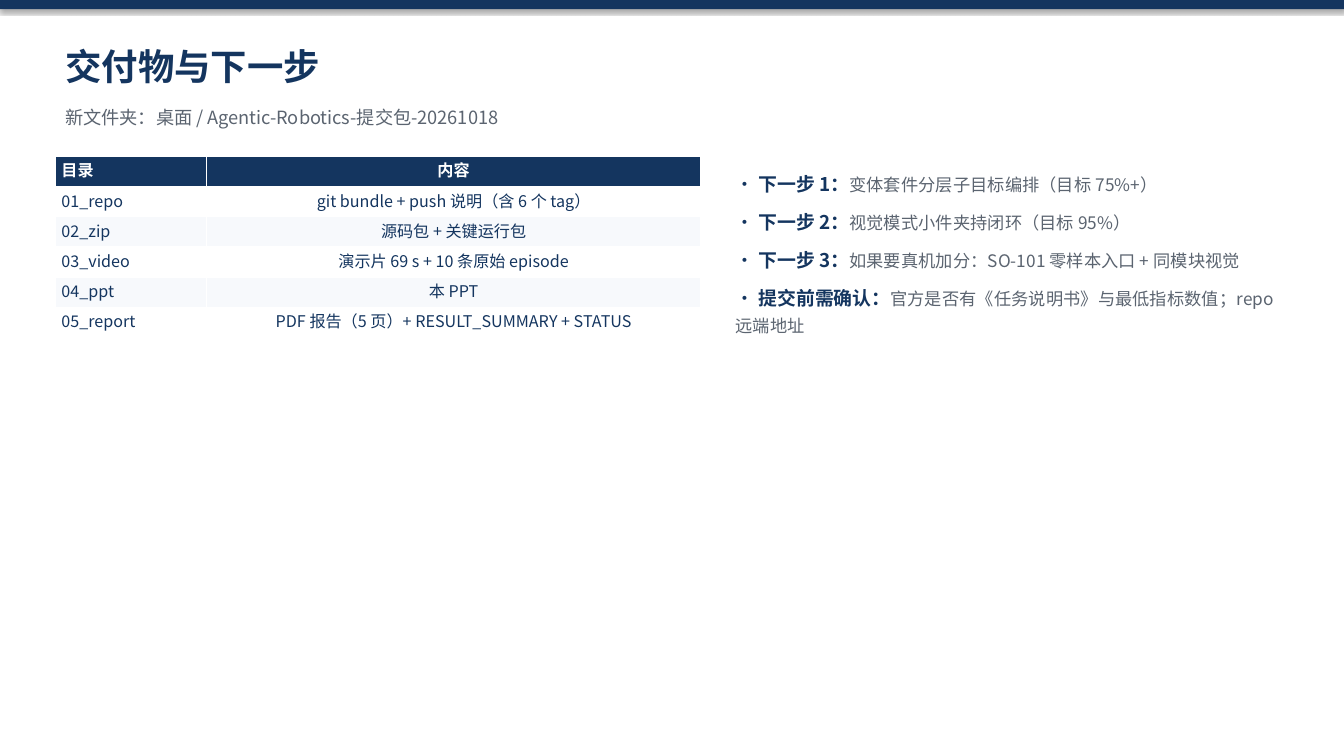
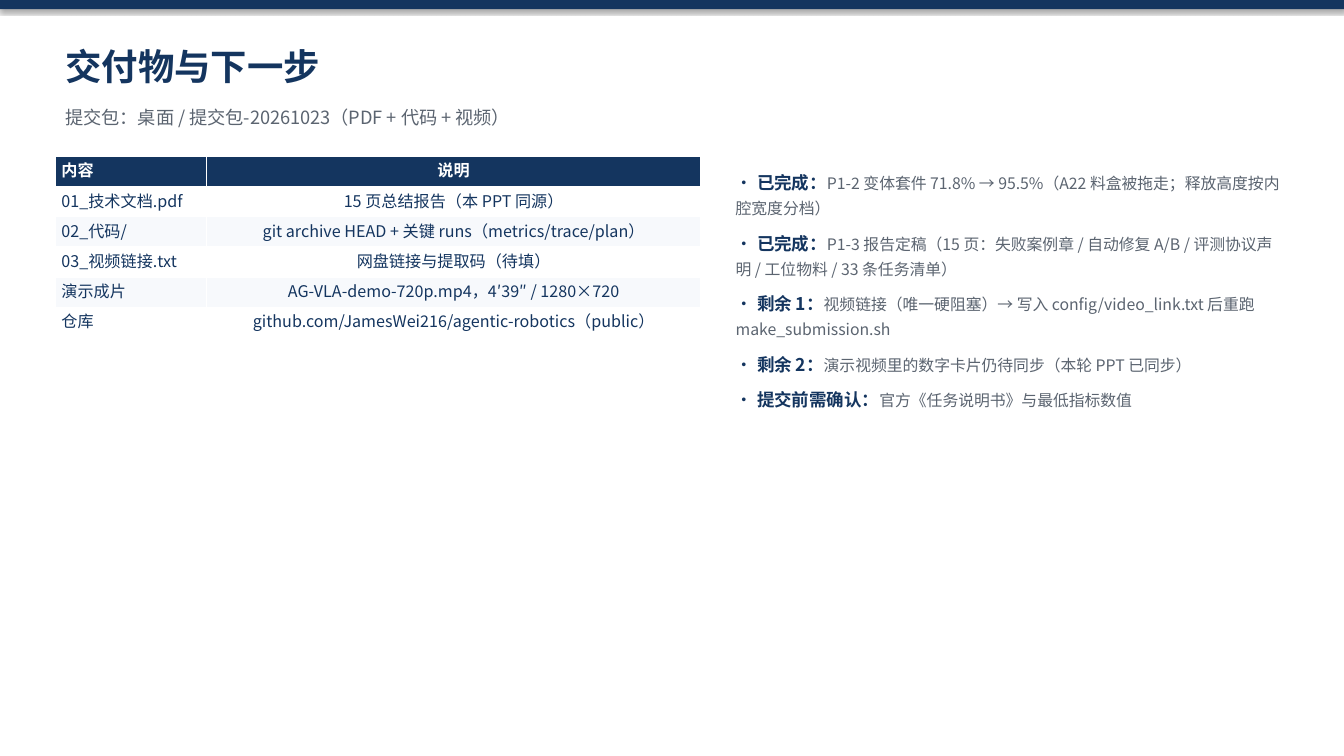
Before and after one commit to JamesWei216/agentic-robotics, a slide deck: slide 12 of reports/Agentic-Robotics-赛题汇报.pptx. Drawn at 1344x756 pixels with LibreOffice and Linux fonts; fonts in the diff are those of the drawing. Boxes give left, top, right and bottom in pixels: in the first picture for what was removed or moved away, otherwise in the second. Text is boxed around its words. In the diff, an @@ line names an element or a change of style, - is before the commit and + after.

Commit message:
PPT 同步 P1-2/P1-3 结果：数字改为从 metrics.json 读取（98.0% / 95.5% / 90.0% / 100.0%），新增 A22 页脚与口径说明，人确认改官方口径

```diff
--- a/reports/Agentic-Robotics-赛题汇报.pptx
+++ b/reports/Agentic-Robotics-赛题汇报.pptx
@@ text at (65,108,510,126): text changed @@
-新文件夹：桌面 / Agentic-Robotics-提交包-20261018
+提交包：桌面 / 提交包-20261023（PDF + 代码 + 视频）
@@ table at (55,156,701,338) @@
-row 1, column 1: 目录
+row 1, column 1: 内容
-row 1, column 2: 内容
+row 1, column 2: 说明
-row 2, column 1: 01_repo
+row 2, column 1: 01_技术文档.pdf
-row 2, column 2: git bundle + push 说明（含 6 个 tag）
+row 2, column 2: 15 页总结报告（本 PPT 同源）
-row 3, column 1: 02_zip
+row 3, column 1: 02_代码/
-row 3, column 2: 源码包 + 关键运行包
+row 3, column 2: git archive HEAD + 关键 runs（metrics/trace/plan）
-row 4, column 1: 03_video
+row 4, column 1: 03_视频链接.txt
-row 4, column 2: 演示片 69 s + 10 条原始 episode
+row 4, column 2: 网盘链接与提取码（待填）
-row 5, column 1: 04_ppt
+row 5, column 1: 演示成片
-row 5, column 2: 本 PPT
+row 5, column 2: AG-VLA-demo-720p.mp4，4′39″ / 1280×720
-row 6, column 1: 05_report
+row 6, column 1: 仓库
-row 6, column 2: PDF 报告（5 页）+ RESULT_SUMMARY + STATUS
+row 6, column 2: github.com/JamesWei216/agentic-robotics（public）
@@ text at (736,174,1280,408): text changed; size 12.3 to 11.3 pt @@
-· 下一步 1：变体套件分层子目标编排（目标 75%+）
-· 下一步 2：视觉模式小件夹持闭环（目标 95%）
-· 下一步 3：如果要真机加分：SO-101 零样本入口 + 同模块视觉
-· 提交前需确认：官方是否有《任务说明书》与最低指标数值；repo 远端地址
+· 已完成：P1-2 变体套件 71.8% → 95.5%（A22 料盒被拖走；释放高度按内腔宽度分档）
+· 已完成：P1-3 报告定稿（15 页：失败案例章 / 自动修复 A/B / 评测协议声明 / 工位物料 / 33 条任务清单）
+· 剩余 1：视频链接（唯一硬阻塞）→ 写入 config/video_link.txt 后重跑 make_submission.sh
+· 剩余 2：演示视频里的数字卡片仍待同步（本轮 PPT 已同步）
+· 提交前需确认：官方《任务说明书》与最低指标数值
```
Also in this commit, not shown: 9 other slides changed, 1 other file.
